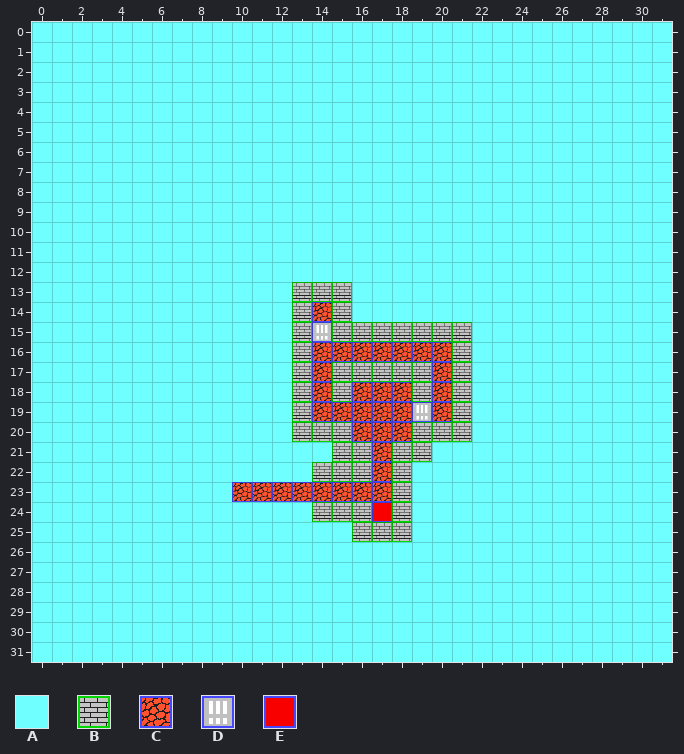
Two states of a Tiled map, OculusWalkerDemo/_asset/Level/l9000.tmx. Above: the version before the commit.
Cells are 32x32 px. Shown: x 0..31, y 0..31.
Key: from "TypeA": A 0, B 2, C 8, D 48, E 56.
_ is an empty cell.
Layer "タイル・レイヤー1" before, first column x 0:
 0 AAAAAAAAAAAAAAAAAAAAAAAAAAAAAAAA
 1 AAAAAAAAAAAAAAAAAAAAAAAAAAAAAAAA
 2 AAAAAAAAAAAAAAAAAAAAAAAAAAAAAAAA
 3 AAAAAAAAAAAAAAAAAAAAAAAAAAAAAAAA
 4 AAAAAAAAAAAAAAAAAAAAAAAAAAAAAAAA
 5 AAAAAAAAAAAAAAAAAAAAAAAAAAAAAAAA
 6 AAAAAAAAAAAAAAAAAAAAAAAAAAAAAAAA
 7 AAAAAAAAAAAAAAAAAAAAAAAAAAAAAAAA
 8 AAAAAAAAAAAAAAAAAAAAAAAAAAAAAAAA
 9 AAAAAAAAAAAAAAAAAAAAAAAAAAAAAAAA
10 AAAAAAAAAAAAAAAAAAAAAAAAAAAAAAAA
11 AAAAAAAAAAAAAAAAAAAAAAAAAAAAAAAA
12 AAAAAAAAAAAAAAAAAAAAAAAAAAAAAAAA
13 AAAAAAAAAAAAABBBAAAAAAAAAAAAAAAA
14 AAAAAAAAAAAAABCBAAAAAAAAAAAAAAAA
15 AAAAAAAAAAAAABDBBBBBBBAAAAAAAAAA
16 AAAAAAAAAAAAABCCCCCCCBAAAAAAAAAA
17 AAAAAAAAAAAAABCBBBBBCBAAAAAAAAAA
18 AAAAAAAAAAAAABCBCCCBCBAAAAAAAAAA
19 AAAAAAAAAAAAABCCCCCDCBAAAAAAAAAA
20 AAAAAAAAAAAAABBBCCCBBBAAAAAAAAAA
21 AAAAAAAAAAAAAAABBCBBAAAAAAAAAAAA
22 AAAAAAAAAAAAAABBBCBAAAAAAAAAAAAA
23 AAAAAAAAAACCCCCCCCBAAAAAAAAAAAAA
24 AAAAAAAAAAAAAABBBEBAAAAAAAAAAAAA
25 AAAAAAAAAAAAAAAABBBAAAAAAAAAAAAA
26 AAAAAAAAAAAAAAAAAAAAAAAAAAAAAAAA
27 AAAAAAAAAAAAAAAAAAAAAAAAAAAAAAAA
28 AAAAAAAAAAAAAAAAAAAAAAAAAAAAAAAA
29 AAAAAAAAAAAAAAAAAAAAAAAAAAAAAAAA
30 AAAAAAAAAAAAAAAAAAAAAAAAAAAAAAAA
31 AAAAAAAAAAAAAAAAAAAAAAAAAAAAAAAA
Once edited:
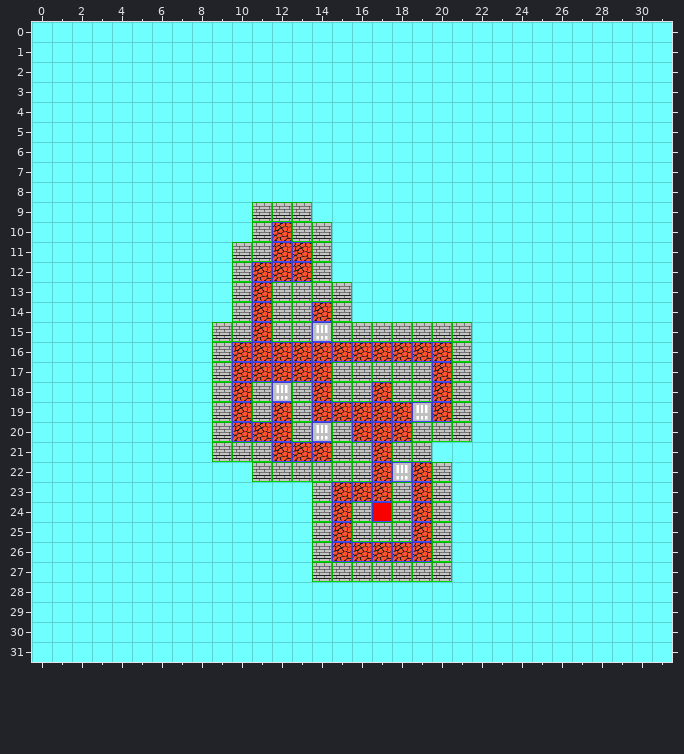
Difference:
Changed rows in their new state; . is an unchanged cell.
Layer "タイル・レイヤー1":
first column x 9:
 9 ..BBB.......
10 ..BCBB......
11 .BBCCB......
12 .BCCCB......
13 .BCB........
14 .BCB........
15 BBCB........
16 BCCCC.......
17 BCCCC.......
18 BCBD...B.B..
19 BCBC........
20 BCCC.D......
21 BBBCCC......
22 ..BBB....DCB
23 .AAAAB....CB
24 ......C...CB
25 .....BC...CB
26 .....BCCCCCB
27 .....BBBBBBB
Where, in picture pixels (left, top, right, bottom), the same in both pictures:
changed: (212, 202, 452, 582)
